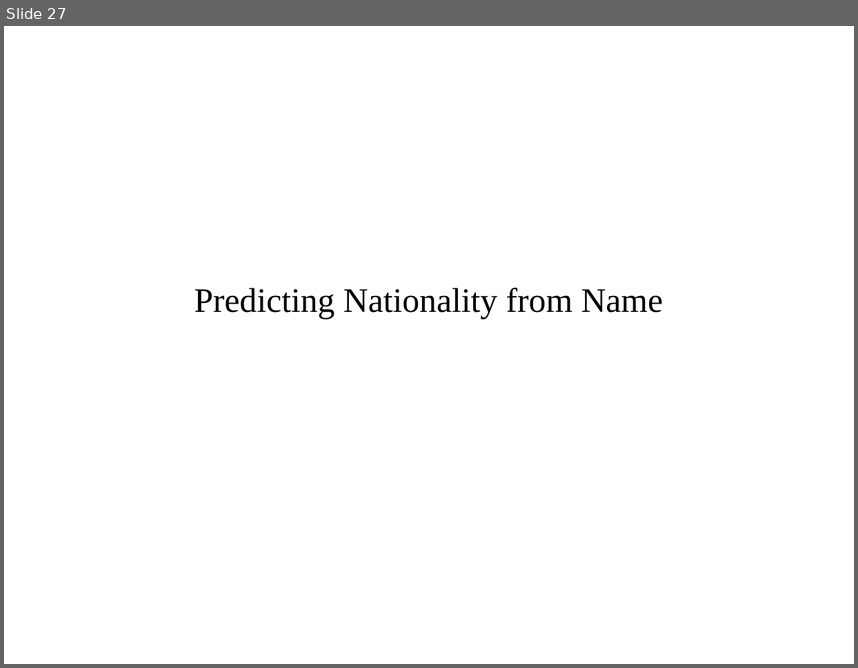
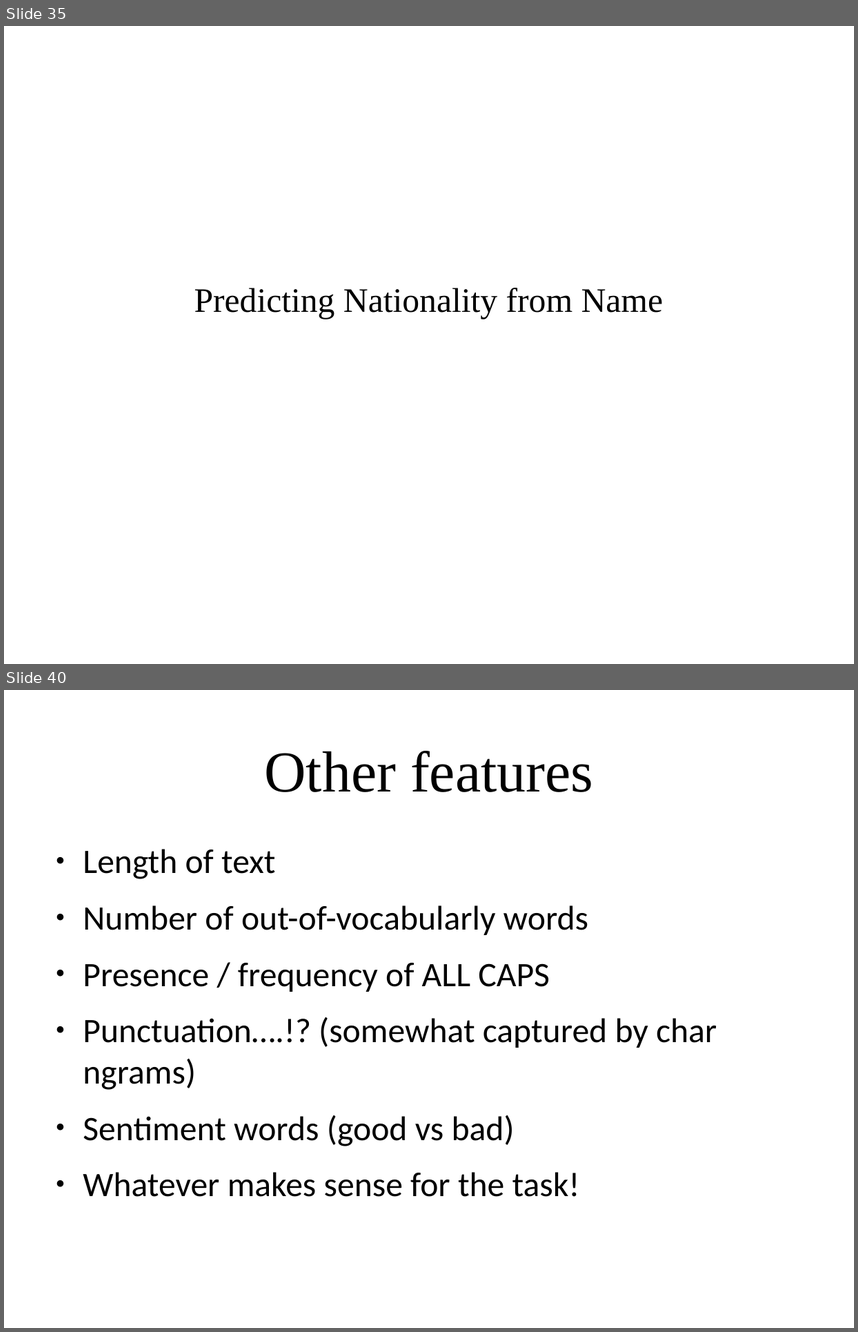
Before and after one commit to amueller/applied_ml_spring_2017, a slide deck: slides/aml-19-040317.odp. Shown one above the other, each under a label of ours: slide 27 before the commit, slides 35 and 40 after it; the slides between them are not shown. The pictures are 858x668 and 858x1332 pixels, drawn with LibreOffice and Linux fonts; fonts in the diff are those of the drawing. Boxes give left, top, right and bottom in pixels: in the first picture for what was removed or moved away, otherwise in the second. Text is boxed around its words. In the diff, an @@ line names an element or a change of style, - is before the commit and + after.

```diff
--- a/slides/aml-19-040317.odp
+++ b/slides/aml-19-040317.odp
@@ slide 40 added at <box>4,690,854,1328</box>, background #FFFFFF @@
@@ title added at <box>264,751,593,792</box>, 54 pt, text #000000 @@
+Other features
@@ text added at <box>83,849,717,1196</box>, 32 pt, text #000000 @@
+● Length of text
+● Number of out-of-vocabularly words
+● Presence / frequency of ALL CAPS
+● Punctuation….!? (somewhat captured by char ngrams)
+● Sentiment words (good vs bad)
+● Whatever makes sense for the task!
@@ what was slide 27 is now slide 35 @@
```
Also in this commit, not shown: 2 slides changed, 23 other slides added, 6 slides removed, 2 other files.
